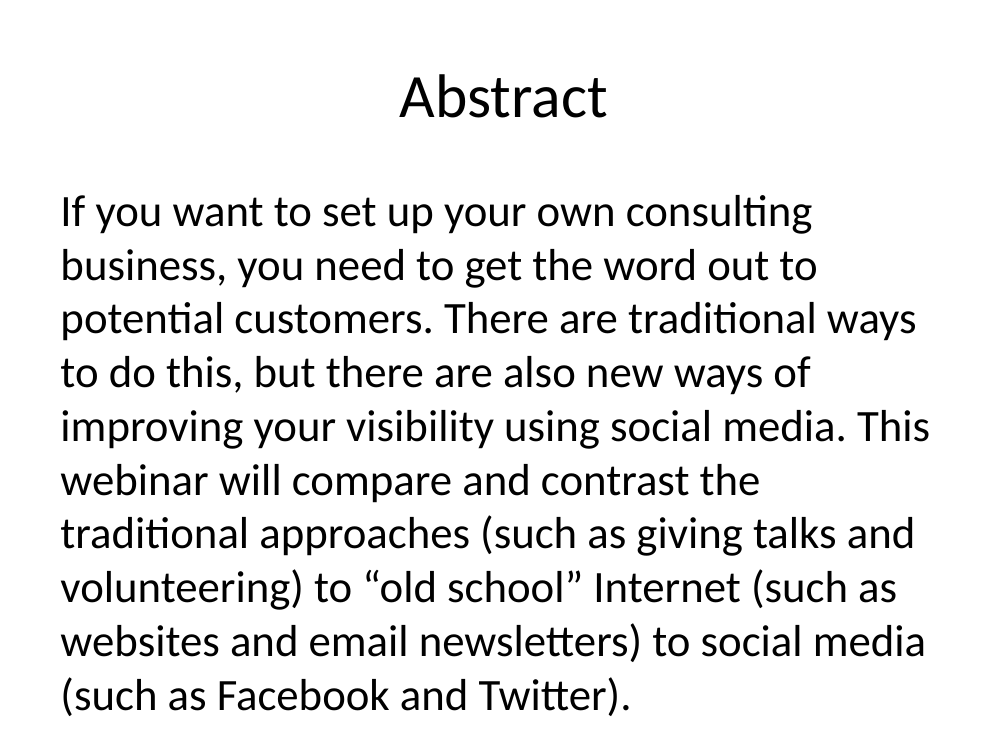
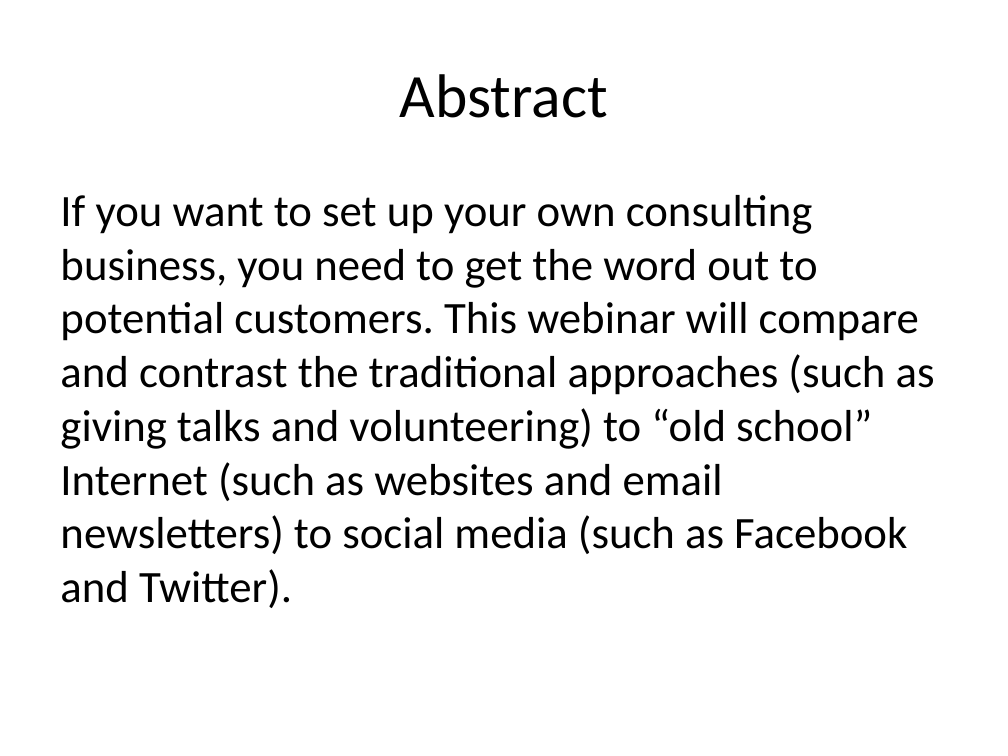
Before and after one commit to pmean/finding-customers, a slide deck: slide 2 of finding-customers.pptx. Drawn at 1008x756 pixels with LibreOffice and Linux fonts; fonts in the diff are those of the drawing. Boxes give left, top, right and bottom in pixels: in the first picture for what was removed or moved away, otherwise in the second. Text is boxed around its words. In the diff, an @@ line names an element or a change of style, - is before the commit and + after.

```diff
--- a/finding-customers.pptx
+++ b/finding-customers.pptx
@@ text at (60,195,935,608): text changed @@
-If you want to set up your own consulting business, you need to get the word out to potential customers. There are traditional ways to do this, but there are also new ways of improving your visibility using social media. This webinar will compare and contrast the traditional approaches (such as giving talks and volunteering) to “old school” Internet (such as websites and email newsletters) to social media (such as Facebook and Twitter).
+If you want to set up your own consulting business, you need to get the word out to potential customers. This webinar will compare and contrast the traditional approaches (such as giving talks and volunteering) to “old school” Internet (such as websites and email newsletters) to social media (such as Facebook and Twitter).
```
Also in this commit, not shown: 3 other slides changed, 6 slides added, 1 other file.
